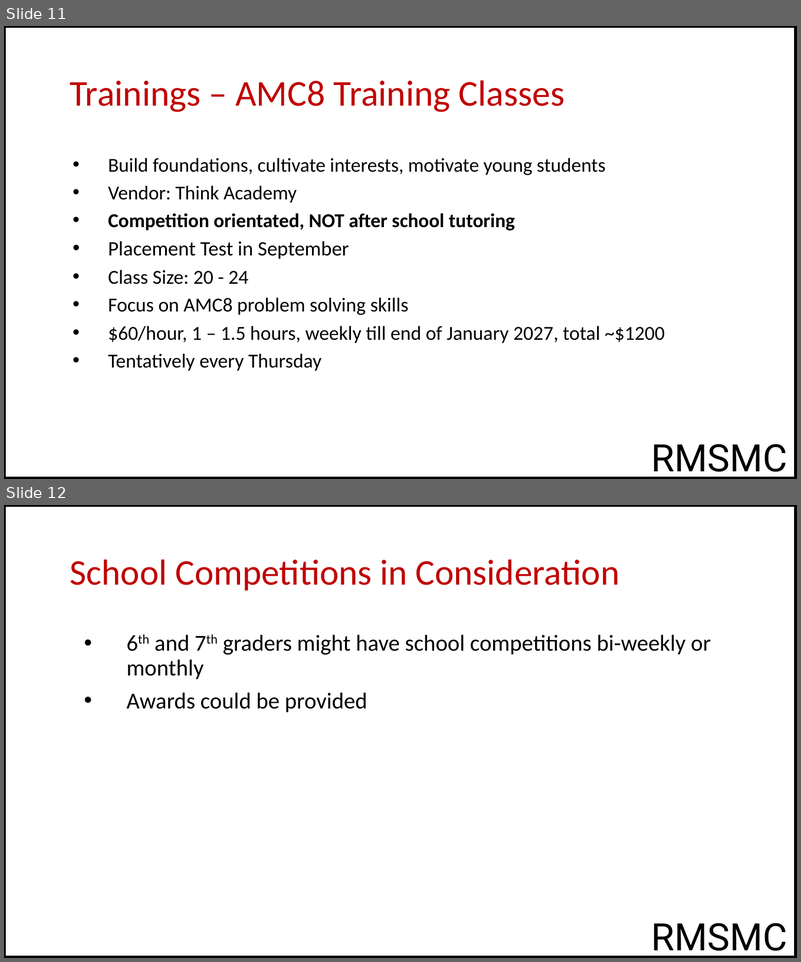
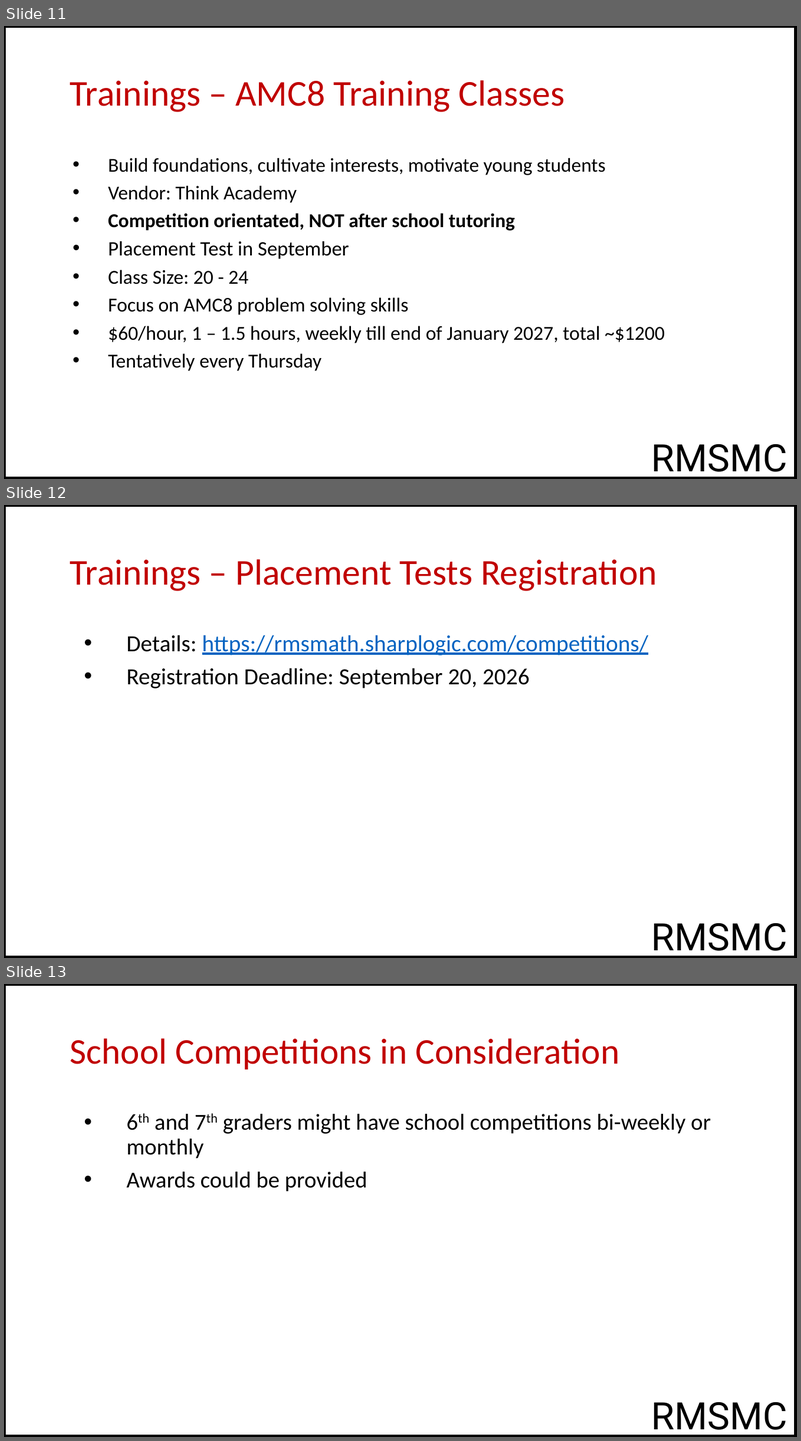
Before and after one commit to RMSMath/rmsmath.github.io, a slide deck: files/2026_Parent_Night.pptx. Shown one above the other, each under a label of ours: slides 11 and 12 before the commit, slides 11, 12 and 13 after it. The pictures are 801x962 and 801x1441 pixels, drawn with LibreOffice and Linux fonts; fonts in the diff are those of the drawing; background and template pictures are left out. Boxes give left, top, right and bottom in pixels: in the first picture for what was removed or moved away, otherwise in the second. Text is boxed around its words. In the diff, an @@ line names an element or a change of style, - is before the commit and + after.

Commit message:
Update Parent Night Slides

```diff
--- a/files/2026_Parent_Night.pptx
+++ b/files/2026_Parent_Night.pptx
@@ slide 12 added at <box>4,505,797,958</box>, background #FFFFFF; not listed: 2 template elements that a slide beside it also shows @@
@@ title added at <box>70,559,657,591</box>, 23.1 pt, text #C00000 @@
+Trainings – Placement Tests Registration
@@ text added at <box>127,635,648,688</box>, 14.7 pt, text #000000 @@
+• Details: https://rmsmath.sharplogic.com/competitions/
+• Registration Deadline: September 20, 2026
@@ what was slide 12 is now slide 13 @@
```
